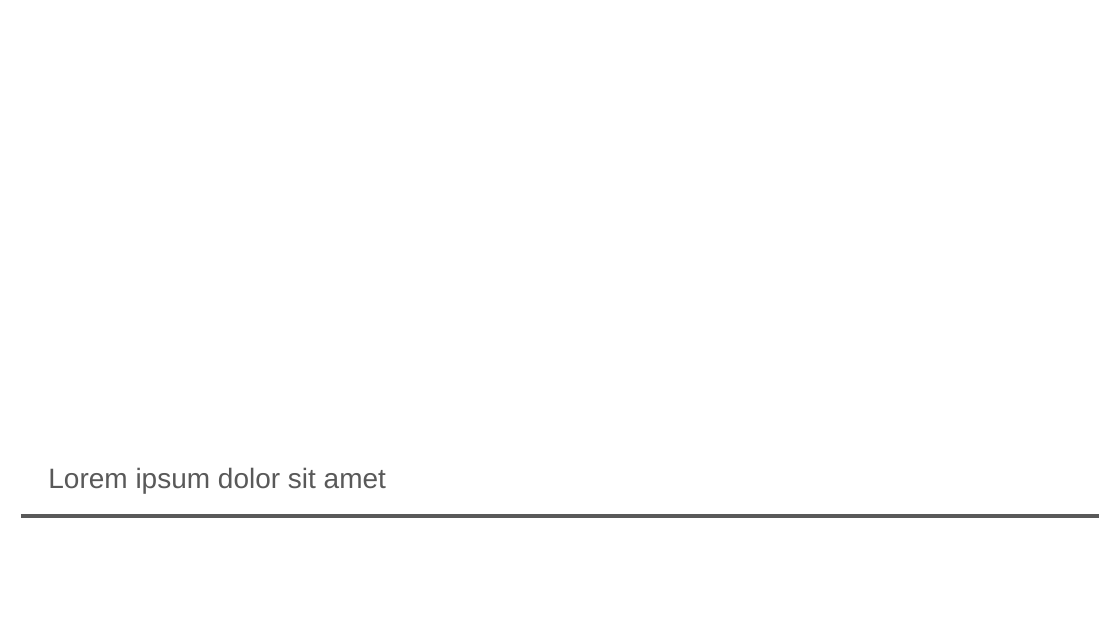
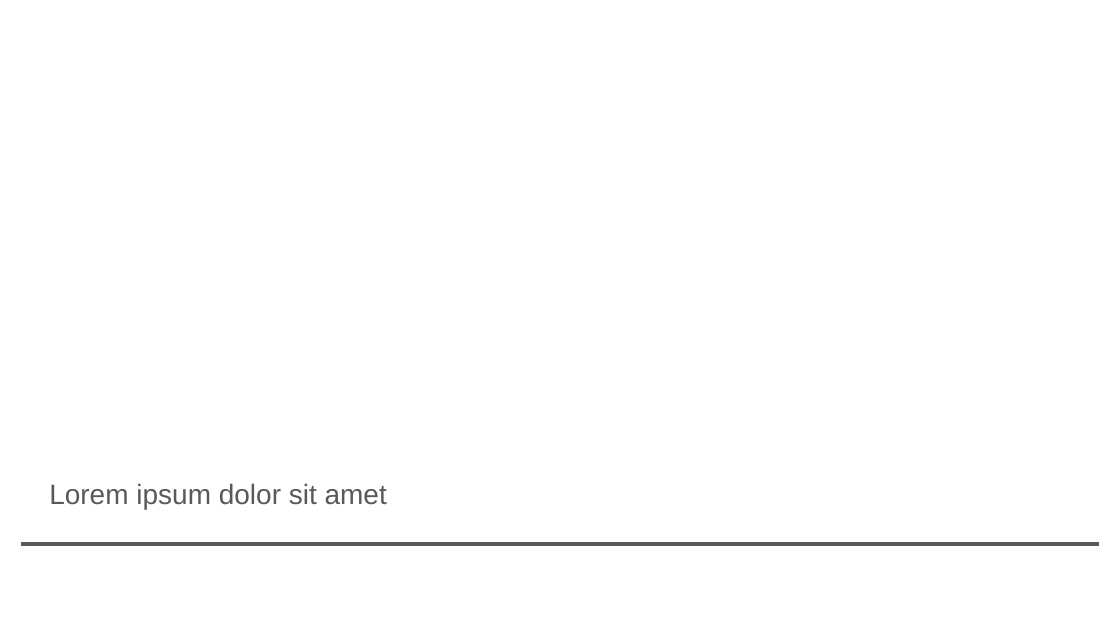
Before and after one commit to Zuskat/MP-visualni-styl-gymnasia, a slide deck: slide 9 of šablony/prezentace/Prezentace GJK.pptx. Drawn at 1120x630 pixels with LibreOffice and Linux fonts; fonts in the diff are those of the drawing; background and template pictures are left out. Boxes give left, top, right and bottom in pixels: in the first picture for what was removed or moved away, otherwise in the second. Text is boxed around its words. In the diff, an @@ line names an element or a change of style, - is before the commit and + after.

```diff
--- a/šablony/prezentace/Prezentace GJK.pptx
+++ b/šablony/prezentace/Prezentace GJK.pptx
@@ text "Lorem ipsum dolor sit amet": place and size @@
-text "Lorem ipsum dolor sit amet" at bbox=[48, 467, 386, 493]
+text "Lorem ipsum dolor sit amet" at bbox=[49, 483, 387, 509]
@@ line moved from (21, 516) - (1099, 516) to (21, 544) - (1099, 544) @@
```
Also in this commit, not shown: 9 other slides changed, 1 slide added, 1 slide removed, 1 other file.
